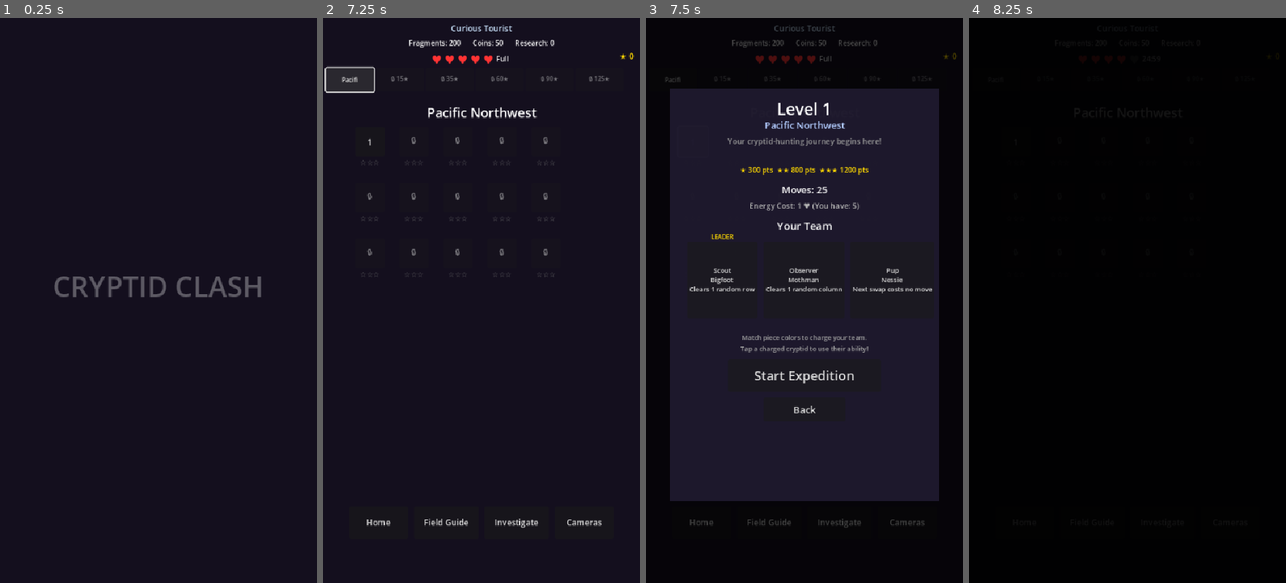
Above: before the commit, frames 1-4 (left to right).
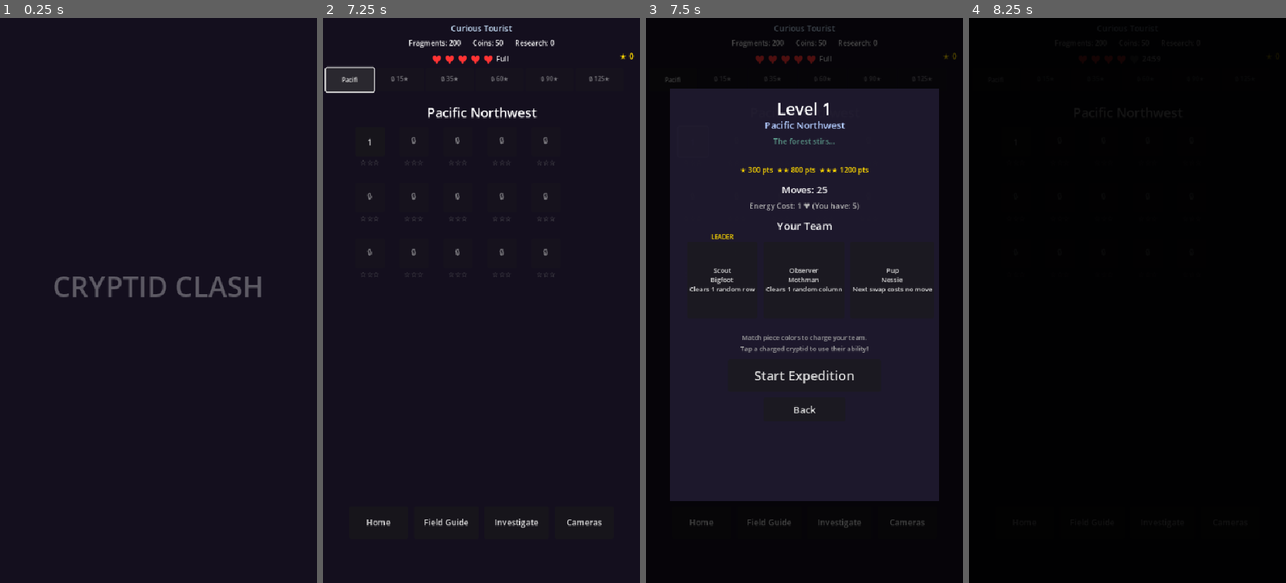
Above: after the commit, the same moments.

Repository: deepaanna/match3
Game: Godot game, scene res://scenes/splash_screen.tscn
The game is run twice, just before and just after one commit, with the same random seed, the same clock (stepped at 60 frames per second) and the same inputs.
Inputs (mouse positions are in pixels of both pictures, inside the frame that each line leads up to):
- Up to frame 1 (0.25 s): no input
- Up to frame 2 (7.25 s): tap Enter at 0.5, 2 s; move the mouse to (551, 272) at 0.52 s; click (551, 272) at 0.67 s; tap Space at 1.25, 2.75 s; drag from (418, 328) to (465, 413) at 1.27 s; move the mouse to (513, 176) at 2.02 s; click (513, 176) at 2.17 s; drag from (465, 413) to (386, 215) at 2.77 s; move the mouse to (576, 385) at 3.52 s; click (576, 385) at 3.67 s; drag from (386, 215) to (433, 159) at 4.27 s; move the mouse to (497, 300) at 5.02 s; click (497, 300) at 5.17 s; click "PLAY" at 5.75 s; click "Pacifi" at 6.5 s
- Up to frame 3 (7.5 s): click "1" at 7.25 s
- Up to frame 4 (8.25 s): click "Start Expedition" at 8 s

Frames 1-2 are identical in both runs. In frame 3, 0.3% of the frame differs, in the area x 25-75%, y 21-23%; in frame 4, nothing differs.

Commit message:
Feature trickle

Diff:
--- a/scenes/ui/pre_level_popup.gd
+++ b/scenes/ui/pre_level_popup.gd
@@ -40,7 +40,17 @@
 	else:
 		_region_label.visible = false
 
-	if _level_data.flavor_text != "":
+	# Feature Trickle: show discovery flavor text with glow when discovery is pending
+	var pending_disc: Dictionary = {}
+	if _level_data.discovery_id != "":
+		if not PlayerData.has_seen_discovery(_level_data.discovery_id):
+			pending_disc = LevelData.DISCOVERIES.get(_level_data.discovery_id, {})
+
+	if not pending_disc.is_empty():
+		_flavor_label.text = pending_disc["text"]
+		_flavor_label.add_theme_color_override("font_color", Color(0.6, 1.0, 0.9))
+		_flavor_label.visible = true
+	elif _level_data.flavor_text != "":
 		_flavor_label.text = _level_data.flavor_text
 		_flavor_label.visible = true
 	else:
--- a/scripts/autoload/event_bus.gd
+++ b/scripts/autoload/event_bus.gd
@@ -96,6 +96,9 @@
 signal tutorial_hint_show(hint_id: String, text: String, position: Vector2)
 signal tutorial_hint_dismiss()
 
+# --- Feature Trickle System v1.0 ---
+signal discovery_moment(discovery_id: String, flavor_text: String)
+
 # --- Ability effect signals ---
 signal pieces_converted(positions: Array, new_type: int)
 signal row_cleared(row: int)
--- a/scripts/autoload/player_data.gd
+++ b/scripts/autoload/player_data.gd
@@ -228,6 +228,16 @@
 	if not tutorial_hints_shown.has(hint_id):
 		tutorial_hints_shown[hint_id] = true
 		save_data()
+
+
+# === FEATURE TRICKLE SYSTEM v1.0 ===
+
+func has_seen_discovery(discovery_id: String) -> bool:
+	return tutorial_hints_shown.has("disc_" + discovery_id)
+
+
+func mark_discovery_seen(discovery_id: String) -> void:
+	mark_hint_shown("disc_" + discovery_id)
 
 
 # --- Save / Load ---
--- a/scripts/data/level_data.gd
+++ b/scripts/data/level_data.gd
@@ -11,6 +11,7 @@
 @export var star_3_score: int = 3000
 @export var region_id: String = ""
 @export var flavor_text: String = ""
+@export var discovery_id: String = ""
 @export var num_colors: int = 6
 @export var goal_type: int = GoalType.SCORE
 @export var goal_params: Dictionary = {}
@@ -30,6 +31,7 @@
 		"moves": 25, "colors": 4, "goal": GoalType.SCORE,
 		"stars": [300, 800, 1200], "region": "pacific_nw",
 		"flavor": "Your cryptid-hunting journey begins here!",
+		"discovery_id": "cascade_first",
 	},
 	# L2: Introduce collection goal early while still easy (5 colors, generous target)
 	2: {
@@ -50,6 +52,7 @@
 		"goal_params": {"ice": 6},
 		"stars": [500, 1200, 2000], "region": "pacific_nw",
 		"flavor": "Frozen evidence! Break through the ice.",
+		"discovery_id": "ice_first",
 		"obstacles": [
 			[2, 2, ObstacleType.ICE, 1], [5, 2, ObstacleType.ICE, 1],
 			[3, 4, ObstacleType.ICE, 1], [4, 4, ObstacleType.ICE, 1],
@@ -62,6 +65,7 @@
 		"goal_params": {"type": 2, "count": 10, "ice": 4},  # PieceType.NESSIE
 		"stars": [600, 1400, 2400], "region": "pacific_nw",
 		"flavor": "Nessie sightings beneath the ice!",
+		"discovery_id": "mana_first",
 		"obstacles": [
 			[3, 2, ObstacleType.ICE, 1], [4, 2, ObstacleType.ICE, 1],
 			[3, 5, ObstacleType.ICE, 1], [4, 5, ObstacleType.ICE, 1],
@@ -72,6 +76,7 @@
 		"moves": 22, "colors": 6, "goal": GoalType.SCORE,
 		"stars": [700, 1600, 2800], "region": "pacific_nw",
 		"flavor": "A new creature joins the fray. Adapt!",
+		"discovery_id": "booster_first",
 	},
 	# L7: Introduce webs — now 6 colors are familiar, one new thing at a time.
 	7: {
@@ -117,6 +122,105 @@
 			[3, 3, ObstacleType.WEB, 1], [4, 3, ObstacleType.WEB, 1],
 		],
 		"pre_boosters": [[3, 0, 1], [4, 7, 2]],  # [col, row, BoosterType] — LINE_H, LINE_V
+	},
+	# L11: Breather after boss — score, 5 colors, ease back in.
+	11: {
+		"moves": 24, "colors": 5, "goal": GoalType.SCORE,
+		"stars": [600, 1400, 2400], "region": "pacific_nw",
+		"flavor": "The canopy thins. Something watches from above.",
+		"discovery_id": "combo_first",
+	},
+	# L12: Collect + ice, moderate difficulty.
+	12: {
+		"moves": 22, "colors": 5, "goal": GoalType.MIXED, "bonus": true,
+		"goal_params": {"type": 3, "count": 12, "ice": 4},  # PieceType.CHUPACABRA
+		"stars": [700, 1600, 2800], "region": "pacific_nw",
+		"flavor": "Chupacabra tracks lead deeper into the frost.",
+		"obstacles": [
+			[2, 3, ObstacleType.ICE, 1], [5, 3, ObstacleType.ICE, 1],
+			[3, 5, ObstacleType.ICE, 2], [4, 5, ObstacleType.ICE, 2],
+		],
+	},
+	# L13: Clear obstacles, ice + web combo.
+	13: {
+		"moves": 22, "colors": 6, "goal": GoalType.CLEAR_OBSTACLES, "bonus": true,
+		"goal_params": {"ice": 6, "web": 3},
+		"stars": [800, 1800, 3200], "region": "pacific_nw",
+		"flavor": "The forest fights back with ice and web alike.",
+		"obstacles": [
+			[1, 2, ObstacleType.ICE, 2], [6, 2, ObstacleType.ICE, 2],
+			[3, 3, ObstacleType.ICE, 1], [4, 3, ObstacleType.ICE, 1],
+			[2, 5, ObstacleType.ICE, 1], [5, 5, ObstacleType.ICE, 1],
+			[0, 4, ObstacleType.WEB, 1], [7, 4, ObstacleType.WEB, 1],
+			[3, 6, ObstacleType.WEB, 1],
+		],
+	},
+	# L14: Mana charge + collect — demanding goal set.
+	14: {
+		"moves": 20, "colors": 6, "goal": GoalType.MIXED, "bonus": true,
+		"goal_params": {"charges": 3, "type": 4, "count": 10},  # PieceType.YETI
+		"stars": [900, 2000, 3600], "region": "pacific_nw",
+		"flavor": "The Yeti's presence grows stronger. Channel it!",
+	},
+	# L15: Region finale — heavy obstacles, mixed goals, pre-placed boosters.
+	15: {
+		"moves": 28, "colors": 6, "goal": GoalType.MIXED, "bonus": true,
+		"goal_params": {"score": 2000, "ice": 8, "web": 4},
+		"stars": [1200, 2600, 4200], "region": "pacific_nw",
+		"flavor": "The final guardian of this region emerges!",
+		"discovery_id": "persistent_booster",
+		"obstacles": [
+			[1, 1, ObstacleType.ICE, 2], [6, 1, ObstacleType.ICE, 2],
+			[2, 3, ObstacleType.ICE, 2], [5, 3, ObstacleType.ICE, 2],
+			[1, 5, ObstacleType.ICE, 2], [6, 5, ObstacleType.ICE, 2],
+			[3, 2, ObstacleType.ICE, 1], [4, 2, ObstacleType.ICE, 1],
+			[0, 3, ObstacleType.WEB, 1], [7, 3, ObstacleType.WEB, 1],
+			[3, 4, ObstacleType.WEB, 1], [4, 4, ObstacleType.WEB, 1],
+		],
+		"pre_boosters": [[3, 0, 1], [4, 7, 2]],
+	},
+}
+
+
+# === FEATURE TRICKLE SYSTEM v1.0 ===
+# One-time discoveries triggered when the player first encounters a mechanic.
+# Each discovery shows a themed popup, grants a small reward, and never repeats.
+const DISCOVERIES: Dictionary = {
+	"cascade_first": {
+		"text": "The forest stirs\u2026",
+		"reward_type": "fragments",
+		"reward_amount": 10,
+		"reward_label": "+10 Evidence Fragments!",
+	},
+	"mana_first": {
+		"text": "Your cryptid awakens\u2026",
+		"reward_type": "credibility_xp",
+		"reward_amount": 15,
+		"reward_label": "+15 Credibility XP!",
+	},
+	"booster_first": {
+		"text": "A legendary power has been unleashed!",
+		"reward_type": "fragments",
+		"reward_amount": 15,
+		"reward_label": "+15 Evidence Fragments!",
+	},
+	"ice_first": {
+		"text": "Frozen secrets guard the truth\u2026",
+		"reward_type": "fragments",
+		"reward_amount": 20,
+		"reward_label": "+20 Evidence Fragments!",
+	},
+	"combo_first": {
+		"text": "The forest echoes your skill!",
+		"reward_type": "extra_moves",
+		"reward_amount": 1,
+		"reward_label": "+1 Extra Move!",
+	},
+	"persistent_booster": {
+		"text": "This power lingers\u2026 use it wisely",
+		"reward_type": "fragments",
+		"reward_amount": 25,
+		"reward_label": "+25 Evidence Fragments!",
 	},
 }
 
@@ -147,6 +251,7 @@
 	data.moves_bonus = entry.get("bonus", false)
 	data.region_id = entry.get("region", "pacific_nw")
 	data.flavor_text = entry.get("flavor", "")
+	data.discovery_id = entry.get("discovery_id", "")
 
 	var stars: Array = entry.get("stars", [500, 1500, 3000])
 	data.star_1_score = stars[0]
--- a/scripts/systems/tutorial_manager.gd
+++ b/scripts/systems/tutorial_manager.gd
@@ -8,6 +8,10 @@
 ##   B — Directional arrow trail (swap/cascade guidance)
 ##   C — Misty whisper text (mana, abilities, collection)
 ##   D — Cryptid silhouette tease (obstacles, boosters)
+##
+## === FEATURE TRICKLE SYSTEM v1.0 ===
+## Also handles first-time feature discoveries (cascade, mana, boosters, ice, combos).
+## Discovery data lives in LevelData.DISCOVERIES; persistence via PlayerData.
 
 # All hint definitions: id -> {level, text, type, ...}
 # "level" = the level at which this hint can first appear (0 = any level)
@@ -89,13 +93,19 @@
 		_cooldown_timer -= delta
 		if _cooldown_timer <= 0.0 and _active_hint_id == "" and not _hint_queue.is_empty():
 			var next_id: String = _hint_queue.pop_front()
-			_try_show(next_id)
+			if next_id.begins_with("disc_"):
+				_try_show_discovery(next_id.substr(5))
+			else:
+				_try_show(next_id)
 
 
 # --- Trigger handlers ---
 
 func _on_board_ready() -> void:
 	var level: int = GameManager.current_level
+	# Feature discovery: persistent_booster teased at level 15+
+	if level >= 15:
+		_try_show_discovery("persistent_booster")
 	# L1: Pulse the first valid move
 	if level == 1:
 		_try_show("first_match")
@@ -111,6 +121,11 @@
 
 
 func _on_matches_cleared(count: int, cascade_level: int) -> void:
+	# Feature discoveries
+	if cascade_level >= 2:
+		_try_show_discovery("combo_first")
+	elif cascade_level >= 1:
+		_try_show_discovery("cascade_first")
 	# After first cascade in a game
 	if cascade_level >= 1:
 		_try_show("cascade_intro")
@@ -123,11 +138,14 @@
 	pass  # cascade_intro handled in matches_cleared
 
 
-func _on_obstacle_cleared(_col: int, _row: int, _obstacle_type: int) -> void:
-	pass  # Ice/web intros shown at board_ready, not on clear
+func _on_obstacle_cleared(_col: int, _row: int, obstacle_type: int) -> void:
+	# Feature discovery: first ice broken
+	if obstacle_type == LevelData.ObstacleType.ICE:
+		_try_show_discovery("ice_first")
 
 
 func _on_mana_full(_cryptid_id: String) -> void:
+	_try_show_discovery("mana_first")
 	_try_show("ability_ready")
 
 
@@ -138,6 +156,9 @@
 
 
 func _on_board_settled() -> void:
+	# Feature discovery: first booster on the board
+	if _board and _board_has_booster():
+		_try_show_discovery("booster_first")
 	# Good time to show mana intro if player has charged any mana but hasn't seen hint
 	var level: int = GameManager.current_level
 	if level <= 3:
@@ -297,6 +318,105 @@
 		panel.queue_free()
 		_finish_hint()
 	)
+
+
+# --- Feature Trickle: Discovery popups ---
+
+func _try_show_discovery(discovery_id: String) -> void:
+	if PlayerData.has_seen_discovery(discovery_id):
+		return
+	if not LevelData.DISCOVERIES.has(discovery_id):
+		return
+
+	# Queue if another hint/discovery is active or on cooldown
+	if _active_hint_id != "" or _cooldown_timer > 0.0:
+		var queue_key: String = "disc_" + discovery_id
+		if not _hint_queue.has(queue_key):
+			_hint_queue.append(queue_key)
+		return
+
+	# Show it
+	_active_hint_id = "disc_" + discovery_id
+	PlayerData.mark_discovery_seen(discovery_id)
+
+	var disc: Dictionary = LevelData.DISCOVERIES[discovery_id]
+	_show_discovery_visual(disc["text"], disc["reward_label"])
+	_grant_discovery_reward(disc)
+	EventBus.discovery_moment.emit(discovery_id, disc["text"])
+	EventBus.play_sfx.emit("discovery")
+
+
+func _show_discovery_visual(flavor_text: String, reward_text: String) -> void:
+	## Enhanced silhouette-style popup with teal/green theme for discoveries.
+	var panel := PanelContainer.new()
+	panel.set_anchors_preset(Control.PRESET_CENTER_TOP)
+	panel.offset_top = 160.0
+	panel.offset_left = -230.0
+	panel.offset_right = 230.0
+	panel.mouse_filter = Control.MOUSE_FILTER_IGNORE
+
+	var style := StyleBoxFlat.new()
+	style.bg_color = Color(0.03, 0.12, 0.1, 0.0)
+	style.corner_radius_top_left = 10
+	style.corner_radius_top_right = 10
+	style.corner_radius_bottom_left = 10
+	style.corner_radius_bottom_right = 10
+	style.content_margin_left = 20.0
+	style.content_margin_right = 20.0
+	style.content_margin_top = 14.0
+	style.content_margin_bottom = 14.0
+	panel.add_theme_stylebox_override("panel", style)
+
+	var vbox := VBoxContainer.new()
+	vbox.add_theme_constant_override("separation", 6)
+	vbox.mouse_filter = Control.MOUSE_FILTER_IGNORE
+
+	var flavor_label := Label.new()
+	flavor_label.text = flavor_text
+	flavor_label.horizontal_alignment = HORIZONTAL_ALIGNMENT_CENTER
+	flavor_label.add_theme_font_size_override("font_size", 16)
+	flavor_label.add_theme_color_override("font_color", Color(0.6, 1.0, 0.9))
+	flavor_label.add_theme_constant_override("shadow_offset_x", 1)
+	flavor_label.add_theme_constant_override("shadow_offset_y", 1)
+	flavor_label.add_theme_color_override("font_shadow_color", Color(0, 0, 0, 0.7))
+	flavor_label.autowrap_mode = TextServer.AUTOWRAP_WORD_SMART
+	flavor_label.mouse_filter = Control.MOUSE_FILTER_IGNORE
+	vbox.add_child(flavor_label)
+
+	var reward_label := Label.new()
+	reward_label.text = reward_text
+	reward_label.horizontal_alignment = HORIZONTAL_ALIGNMENT_CENTER
+	reward_label.add_theme_font_size_override("font_size", 13)
+	reward_label.add_theme_color_override("font_color", Color(1.0, 0.95, 0.5))
+	reward_label.mouse_filter = Control.MOUSE_FILTER_IGNORE
+	vbox.add_child(reward_label)
+
+	panel.add_child(vbox)
+	_hint_overlay.add_child(panel)
+
+	panel.modulate = Color(1, 1, 1, 0)
+	_active_tween = _hint_overlay.create_tween()
+	_active_tween.tween_property(panel, "modulate:a", 1.0, 0.5)\
+		.set_trans(Tween.TRANS_SINE).set_ease(Tween.EASE_OUT)
+	_active_tween.parallel().tween_property(style, "bg_color:a", 0.9, 0.5)
+	_active_tween.tween_interval(5.0)
+	_active_tween.tween_property(panel, "modulate:a", 0.0, 0.8)\
+		.set_trans(Tween.TRANS_SINE).set_ease(Tween.EASE_IN)
+	_active_tween.tween_callback(func() -> void:
+		panel.queue_free()
+		_finish_hint()
+	)
+
+
+func _grant_discovery_reward(disc: Dictionary) -> void:
+	match disc["reward_type"]:
+		"fragments":
+			PlayerData.add_fragments(disc["reward_amount"])
+		"credibility_xp":
+			PlayerData.add_credibility_xp(disc["reward_amount"])
+		"extra_moves":
+			GameManager.grant_extra_moves(disc["reward_amount"])
+			EventBus.extra_moves_granted.emit(disc["reward_amount"])
 
 
 # --- Helpers ---
